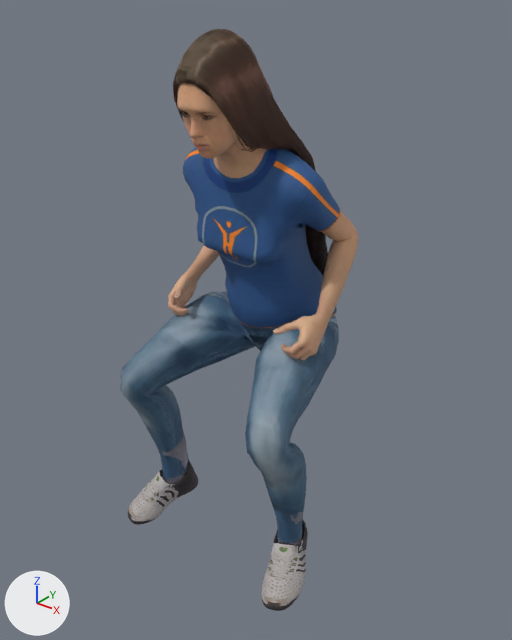
The glTF model assets/personaggi/realistici/sella/donna-01.glb as it was, and as the next commit left it.
Camera for both pictures: a 50 mm lens placed at (1.033, -1.408, 1.434), pointed at (0.024, -0.147, 0.652). Arrows for +X, +Y and +Z are at lower left; the lights stay in place. The picture after the commit comes second. Vertices at exactly the same position are counted once.

The scene before the commit, as lines of its bpy script (objects in view):
```python
me_base_005 = bpy.data.meshes.new('base.005')
me_base_005.from_pydata(...)  # 8550 vertices, 17012 faces; spans x -0.228..0.228, y -0.339..0.057, z 0.835..1.546
# faces by material slot: [14868, 760, 184, 1200]
me_base_005.materials.append(mat_human_body_005)  # picture img_young_lightskinned_female_diffuse_freckles
me_base_005.materials.append(mat_human_lips_005)  # picture img_young_lightskinned_female_diffuse_freckles
me_base_005.materials.append(mat_human_fingernails_005)  # picture img_young_lightskinned_female_diffuse_freckles
me_base_005.materials.append(mat_human_ears_005)  # picture img_young_lightskinned_female_diffuse_freckles
me_female_casualsuit01 = bpy.data.meshes.new('female_casualsuit01')
me_female_casualsuit01.from_pydata(...)  # 2197 vertices, 4236 faces; spans x -0.276..0.271, y -0.397..0.084, z 0.339..1.325
me_female_casualsuit01.materials.append(mat_human_female_casualsuit01)
me_long01 = bpy.data.meshes.new('long01')
me_long01.from_pydata(...)  # 3238 vertices, 4108 faces; spans x -0.128..0.127, y -0.343..0.077, z 0.898..1.557
me_long01.materials.append(mat_human_long01)  # picture img_long01_diffuse
ob_human = bpy.data.objects.new('Human', me_base_005)
ob_human.location = (0.0, 0.0, -0.22)
ob_human_female_casualsuit01 = bpy.data.objects.new('Human.female_casualsuit01', me_female_casualsuit01)
ob_human_female_casualsuit01.location = (0.0, 0.0, -0.22)
ob_human_long01 = bpy.data.objects.new('Human.long01', me_long01)
ob_human_long01.location = (0.0, 0.0, -0.22)
# also in view: 'Human.shoes05' at (0.0, -0.275, 0.13)
```
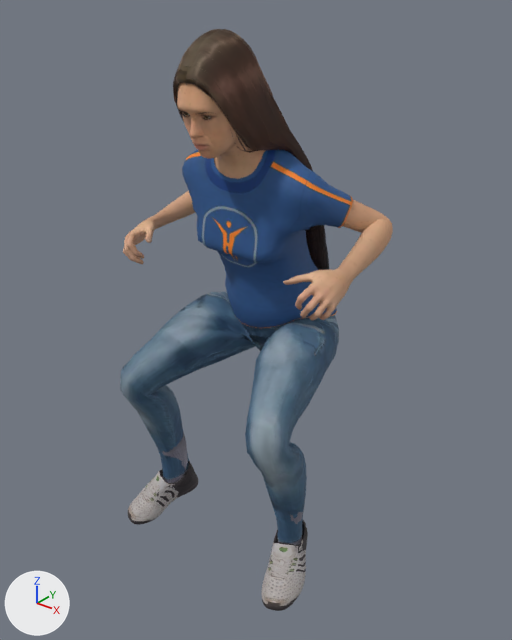
What changed in the scene script:
```text
Change me_base_005:
    used by ob_human; location = (0.0, 0.0, -0.22)
    remove me_base_005.from_pydata(...)  # 8550 vertices, 17012 faces; spans x -0.228..0.228, y -0.339..0.057, z 0.835..1.546
    add me_base_005.from_pydata(...)  # 8550 vertices, 17012 faces; spans x -0.32..0.32, y -0.339..0.049, z 0.989..1.546
    me_base_005 part 1: 4215 of 8550 vertices moved; they spanned x -0.228..0.228, y -0.248..0.057, z 0.835..1.323 and now span x -0.32..0.32, y -0.3..0.049, z 0.989..1.322; mean shift (0.0, -0.058, 0.136); largest move (-0.208, -0.172, 0.838) -> (-0.312, -0.265, 1.011)
Change me_female_casualsuit01:
    where me_female_casualsuit01.from_pydata(...)  # 2197 vertices, 4236 faces; spans x -0.276..0.271, y -0.397..0.084, z 0.339..1.325
    used by ob_human_female_casualsuit01; location = (0.0, 0.0, -0.22)
    me_female_casualsuit01 part 2: 683 of 2197 vertices moved; they spanned x -0.2..0.202, y -0.213..-0.023, z 1.076..1.322 and now span x -0.243..0.239, y -0.212..-0.023, z 1.076..1.321; mean shift (0.0, 0.0, 0.006); largest move (-0.166, -0.077, 1.115) -> (-0.226, -0.077, 1.141)
```

What differs and where, as boxes (x1, y1, x2, y2) in the pictures (512 x 640 px; the box of a moved part takes in the faces that stretch with it):
'Human.female_casualsuit01', reshaped
    before: (120, 148, 341, 543)
    after: (120, 150, 353, 543)
'Human', reshaped (42% wider, 14% shorter)
    before: (168, 83, 358, 360)
    after: (123, 83, 393, 321)
part 1 of me_base_005, moved or reshaped
    before: (168, 148, 358, 360)
    after: (123, 149, 393, 321)
part 2 of me_female_casualsuit01, moved or reshaped
    before: (183, 148, 341, 256)
    after: (182, 150, 353, 256)
